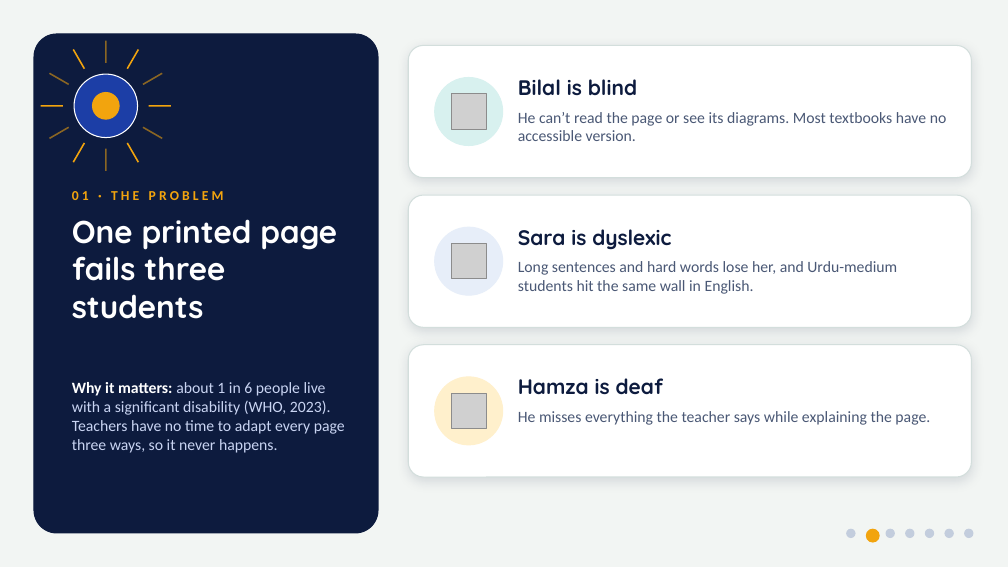
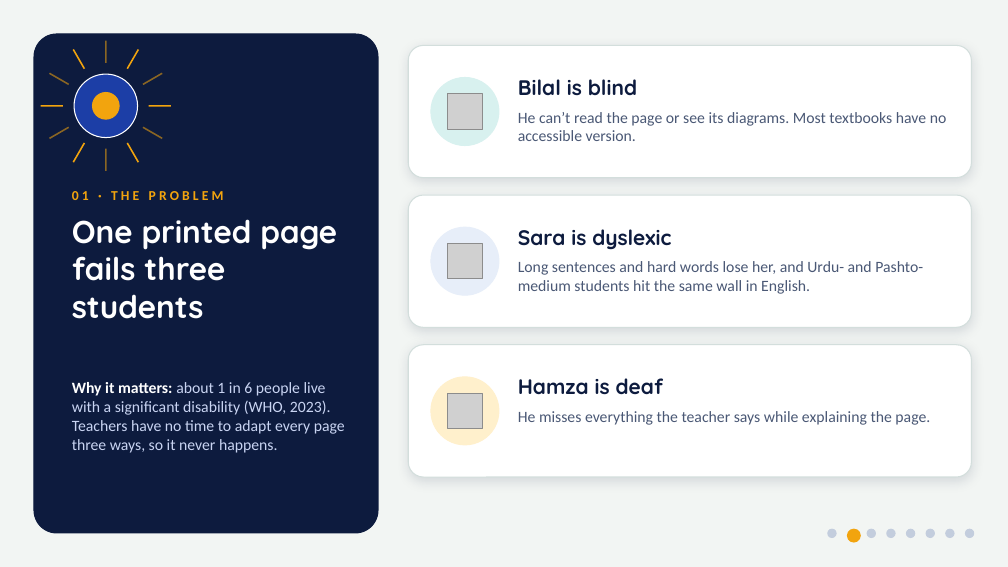
Before and after one commit to raheemxghumman/roshni, a slide deck: slide 2 of slides/Roshni-AICON26-Demo.pptx. Drawn at 1008x567 pixels with LibreOffice and Linux fonts; fonts in the diff are those of the drawing; grey boxes stand for pictures. Boxes give left, top, right and bottom in pixels: in the first picture for what was removed or moved away, otherwise in the second. Text is boxed around its words. In the diff, an @@ line names an element or a change of style, - is before the commit and + after.

```diff
--- a/slides/Roshni-AICON26-Demo.pptx
+++ b/slides/Roshni-AICON26-Demo.pptx
@@ text at bbox=[518, 261, 923, 294]: text changed @@
-Long sentences and hard words lose her, and Urdu-medium students hit the same wall in English.
+Long sentences and hard words lose her, and Urdu- and Pashto-medium students hit the same wall in English.
@@ 3 pictures, 3 ellipses: place and size @@
-3 pictures, 3 ellipses at bbox=[435, 77, 503, 445]
+3 pictures, 3 ellipses at bbox=[431, 77, 499, 445]
@@ 3 ellipses: place and size @@
-3 ellipses at bbox=[847, 529, 895, 542]
+3 ellipses at bbox=[828, 529, 876, 542]
```
Also in this commit, not shown: 6 other slides changed, 1 slide added, 2 other files.
